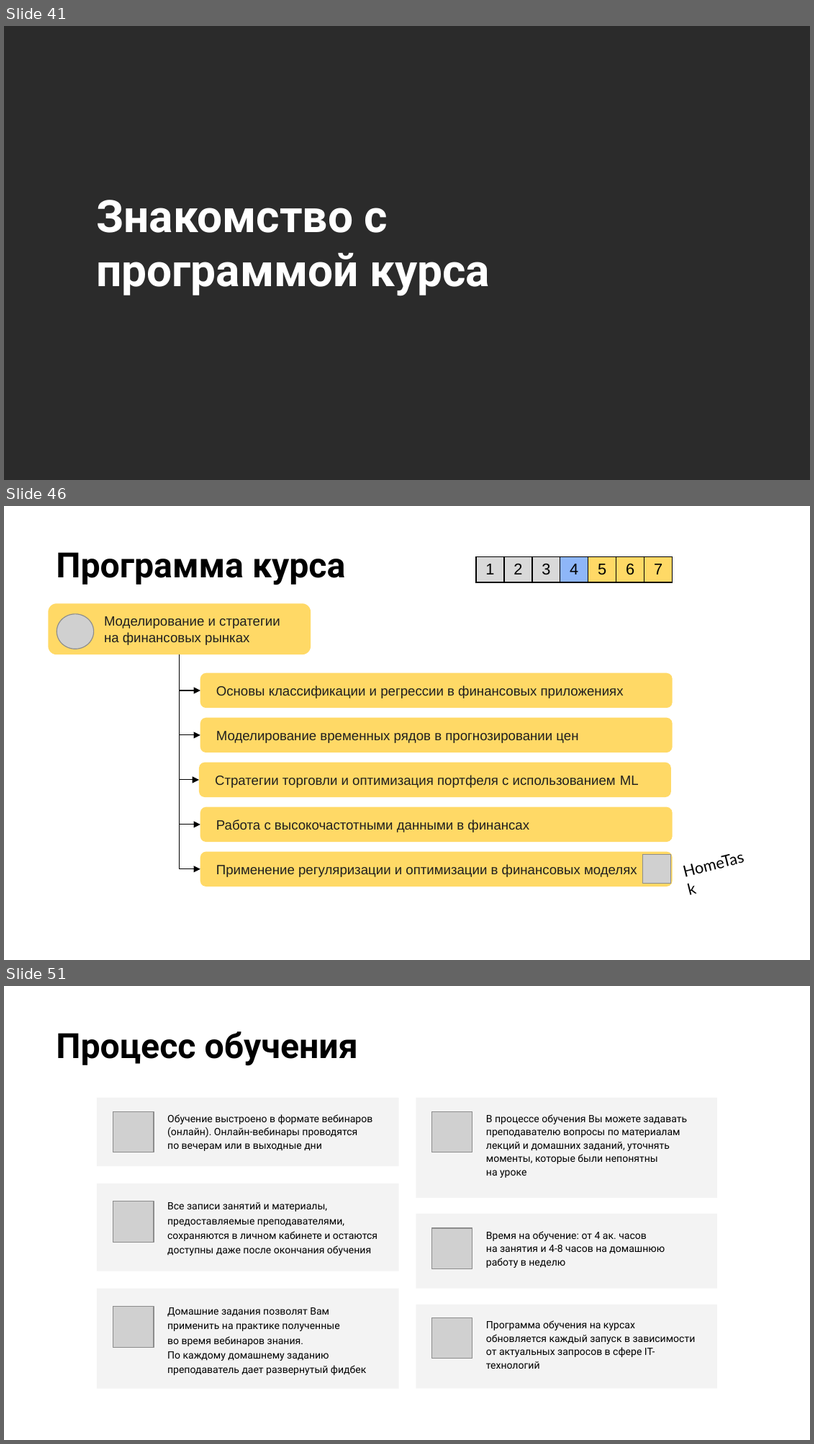
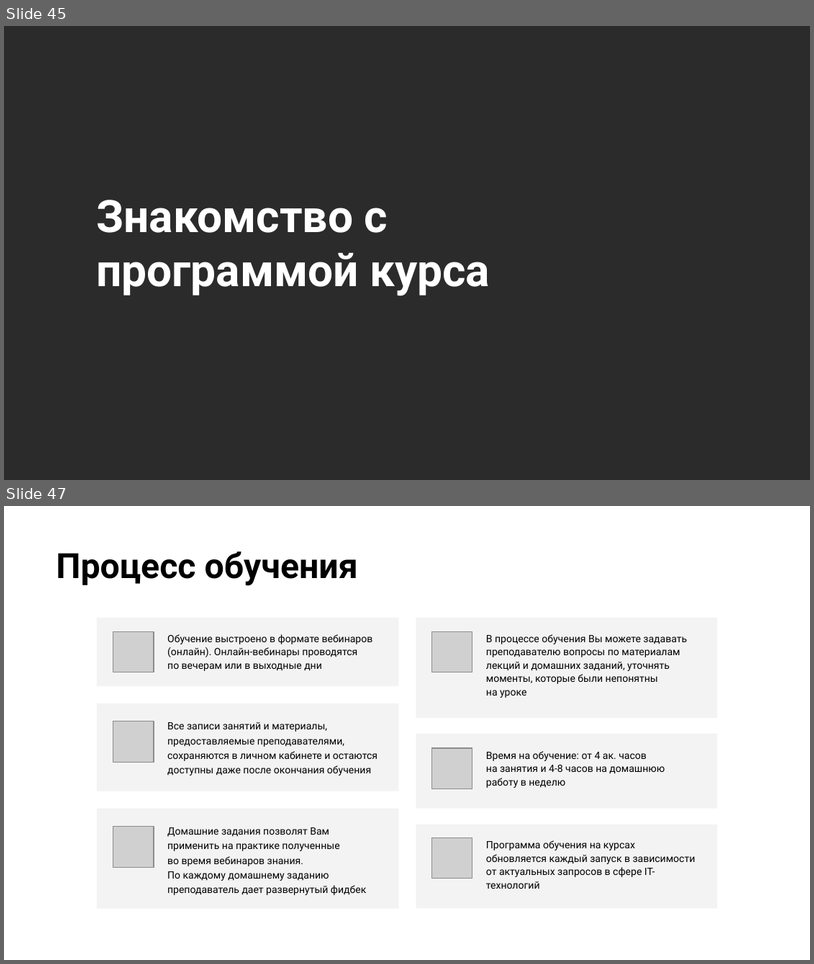
Before and after one commit to stureiko/Otus_lectures, a slide deck: FinML/Open_lesson_graph_patterns/Presentation/Graph_patterns.pptx. Shown one above the other, each under a label of ours: slides 41, 46 and 51 before the commit, slides 45 and 47 after it; the slides between them are not shown. The pictures are 814x1444 and 814x964 pixels, drawn with LibreOffice and Linux fonts; fonts in the diff are those of the drawing; grey boxes stand for pictures; background and template pictures are left out; a plain dark background stands for a picture behind light text. Boxes give left, top, right and bottom in pixels: in the first picture for what was removed or moved away, otherwise in the second. Text is boxed around its words. In the diff, an @@ line names an element or a change of style, - is before the commit and + after.

```diff
--- a/FinML/Open_lesson_graph_patterns/Presentation/Graph_patterns.pptx
+++ b/FinML/Open_lesson_graph_patterns/Presentation/Graph_patterns.pptx
@@ slide 46 removed at <box>4,506,810,960</box>, background picture (left out) @@
@@ title removed at <box>56,552,345,585</box> @@
-Программа курса
@@ table removed at <box>476,557,674,584</box>, 1 rows, 7 columns @@
-1 | 2 | 3 | 4 | 5 | 6 | 7
@@ rounded rectangle removed at <box>49,604,311,654</box> @@
-Моделирование и стратегии на финансовых рынках
@@ picture removed at <box>57,614,93,649</box> @@
@@ elbow arrow removed from (180, 654) to (201, 690) @@
@@ elbow arrow removed from (180, 654) to (201, 735) @@
@@ elbow arrow removed from (180, 654) to (199, 780) @@
@@ elbow arrow removed from (180, 654) to (201, 824) @@
@@ elbow arrow removed from (180, 654) to (201, 869) @@
@@ rounded rectangle removed at <box>201,673,674,708</box> @@
-Основы классификации и регрессии в финансовых приложениях
@@ rounded rectangle removed at <box>201,717,674,752</box> @@
-Моделирование временных рядов в прогнозировании цен
@@ rounded rectangle removed at <box>199,762,671,797</box> @@
-Стратегии торговли и оптимизация портфеля с использованием ML
@@ rounded rectangle removed at <box>201,807,674,842</box> @@
-Работа с высокочастотными данными в финансах
@@ rounded rectangle removed at <box>201,851,674,886</box> @@
-Применение регуляризации и оптимизации в финансовых моделях
@@ text removed at <box>673,840,759,887</box> @@
-HomeTask
@@ picture removed at <box>643,854,671,883</box> @@
@@ what was slide 41 is now slide 45 @@
@@ what was slide 51 is now slide 47 @@
```
Also in this commit, not shown: 4 slides changed, 4 slides added, 7 other slides removed, 12 other files.
